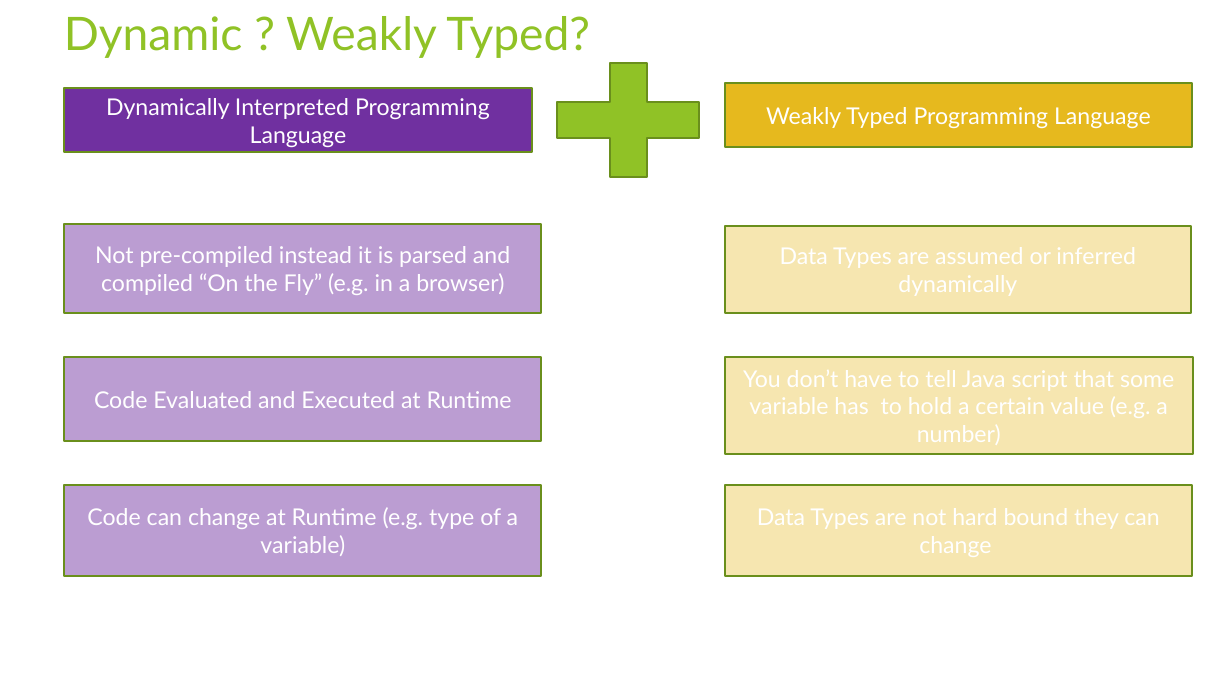
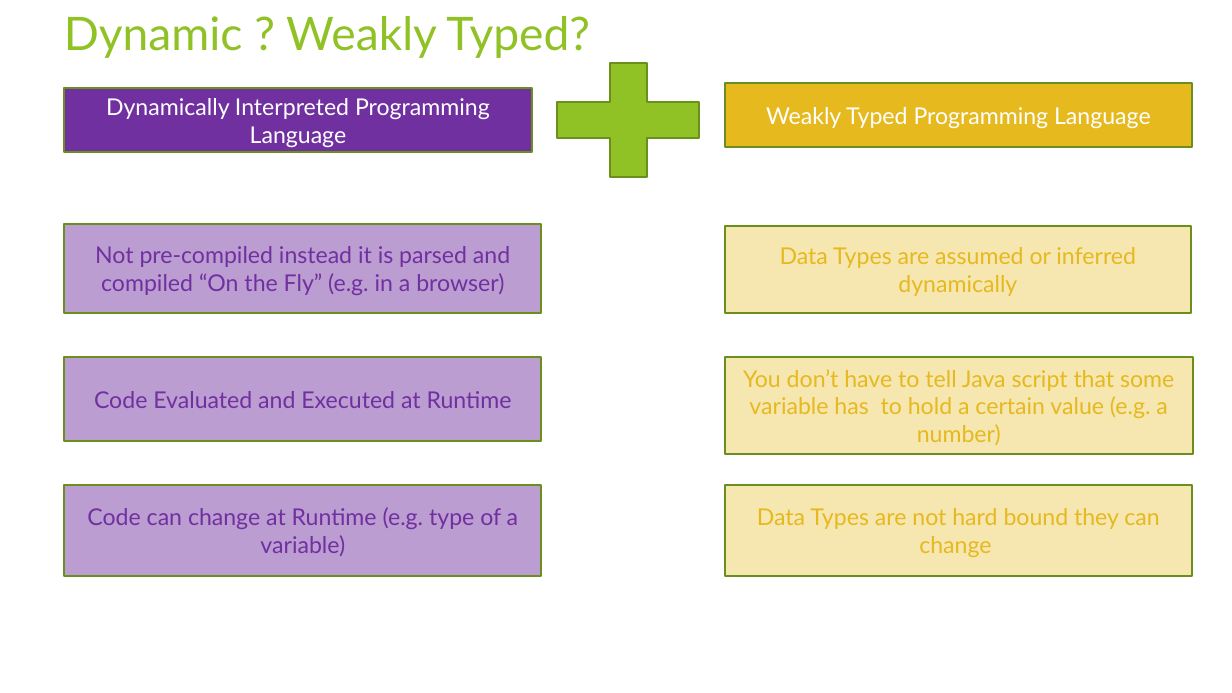
Before and after one commit to rudhrainfogain/JavaScript, a slide deck: slide 7 of PPT/JavaScriptTraining.pptx (slide 6 before the commit). Drawn at 1232x693 pixels with LibreOffice and Linux fonts; fonts in the diff are those of the drawing. Boxes give left, top, right and bottom in pixels: in the first picture for what was removed or moved away, otherwise in the second. Text is boxed around its words. In the diff, an @@ line names an element or a change of style, - is before the commit and + after.

Commit message:
data types and operators

```diff
--- a/PPT/JavaScriptTraining.pptx
+++ b/PPT/JavaScriptTraining.pptx
@@ text in rectangle at (780, 247, 1136, 296): text added @@
+Data Types are assumed or inferred dynamically
@@ text in rectangle at (743, 369, 1174, 445): text added @@
+You don’t have to tell Java script that some variable has to hold a certain value (e.g. a number)
@@ text colour #FFFFFF to #7030A0 in 3 elements at (65, 225, 542, 313), (65, 358, 542, 441), (65, 485, 542, 576) @@
@@ text in rectangle at (757, 508, 1159, 557): text added @@
+Data Types are not hard bound they can change
```
Also in this commit, not shown: 3 other slides changed, 10 slides added, 11 other files.
